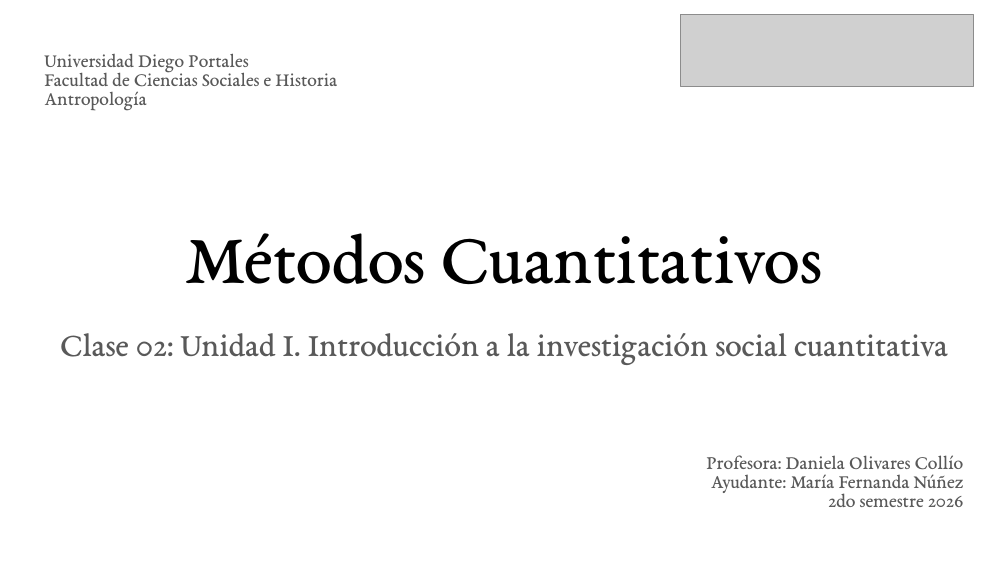
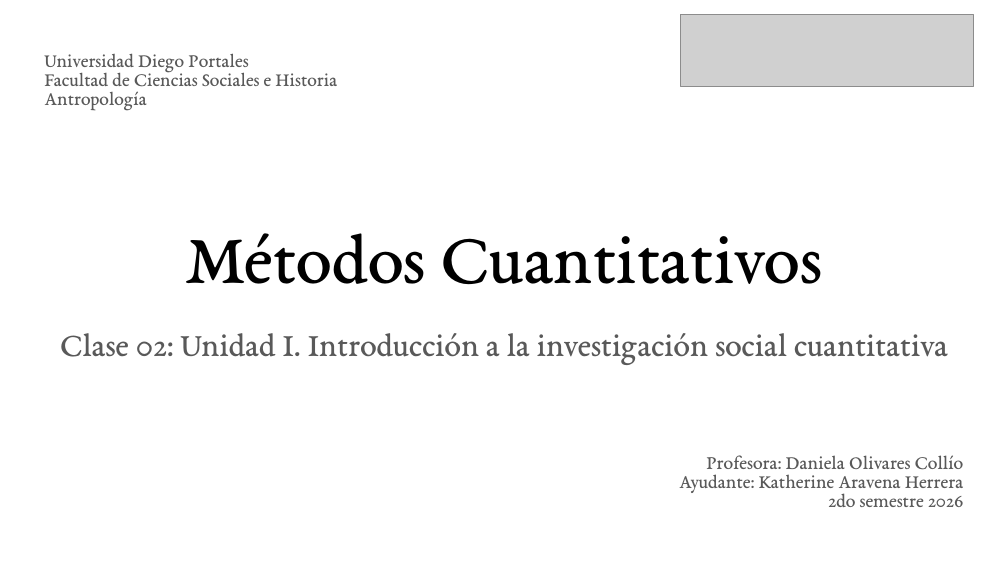
Before and after one commit to KAravena/udp-magister-visualizacion-datos-r, a slide deck: slide 1 of clases/clase_02/clase_02.pptx. Drawn at 1008x567 pixels with LibreOffice and Linux fonts; fonts in the diff are those of the drawing; grey boxes stand for pictures. Boxes give left, top, right and bottom in pixels: in the first picture for what was removed or moved away, otherwise in the second. Text is boxed around its words. In the diff, an @@ line names an element or a change of style, - is before the commit and + after.

```diff
--- a/clases/clase_02/clase_02.pptx
+++ b/clases/clase_02/clase_02.pptx
@@ subtitle at (x1=679, y1=474, x2=964, y2=494): text changed @@
-Ayudante: María Fernanda Núñez
+Ayudante: Katherine Aravena Herrera
```
Also in this commit, not shown: 5 other slides changed, 6 other files.
